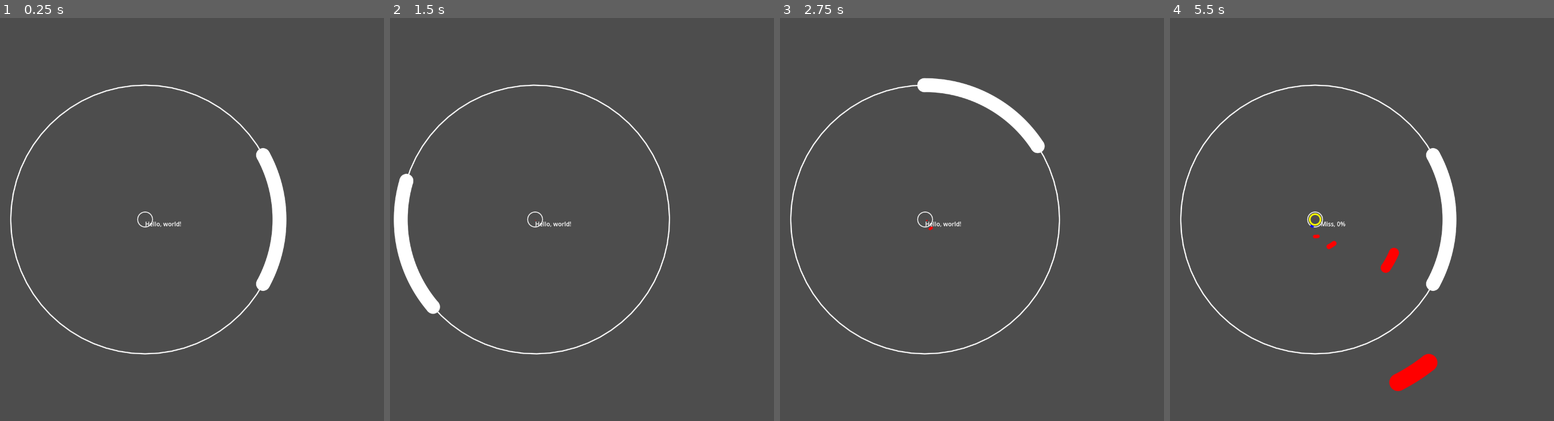
Above: before the commit, frames 1-4 (left to right).
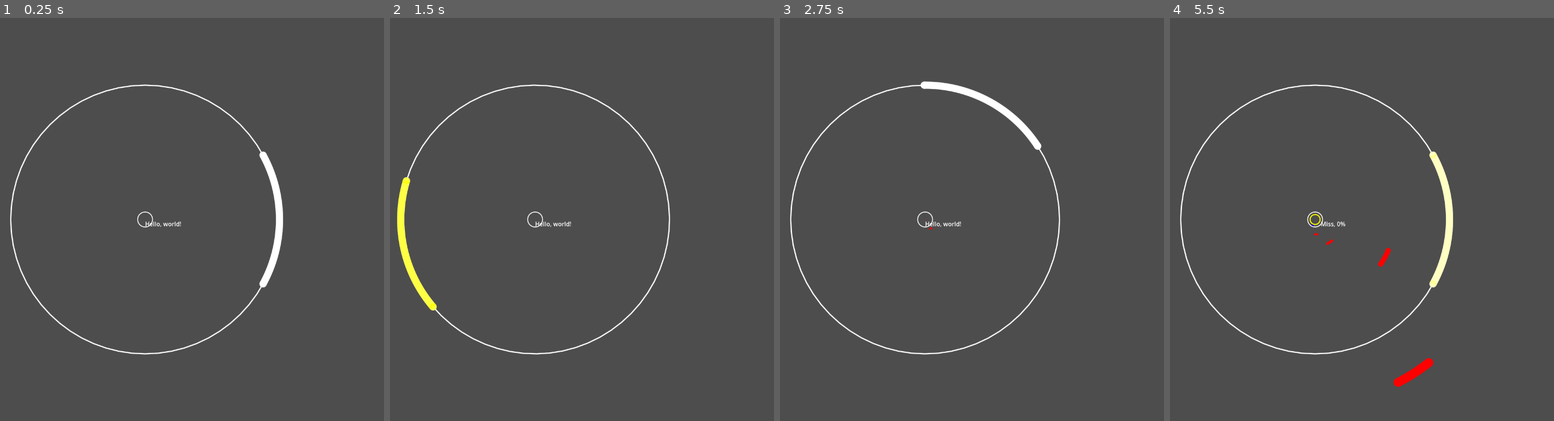
Above: after the commit, the same moments.

Repository: mougeee/marvelous-x
Game: Godot game, scene res://playing_scene.tscn
The game is run twice, just before and just after one commit, with the same random seed, the same clock (stepped at 60 frames per second) and the same inputs. The project has no main scene, so this scene is started directly. Sound files missing from this copy of the repository are replaced by a short silence.
Inputs (mouse positions are in pixels of both pictures, inside the frame that each line leads up to):
- Up to frame 1 (0.25 s): no input
- Up to frame 2 (1.5 s): tap Enter at 0.5 s; move the mouse to (639, 199) at 0.52 s; hold D (RightPress) 0.53-1.28 s; tap Space (CriticalPress) at 0.6, 1.35 s; move the mouse to (439, 239) at 1.27 s; hold S (LeftPress) from 1.28 s (still down)
- Up to frame 3 (2.75 s): move the mouse to (972, 130) at 2.02 s; release S (LeftPress) at 2.03 s; hold D (RightPress) from 2.03 s (still down); tap Space (CriticalPress) at 2.1 s
- Up to frame 4 (5.5 s): move the mouse to (1292, 300) at 2.77 s; tap Space (CriticalPress) every 0.75 s from 2.85 to 5.1 s; move the mouse to (1458, 279) at 3.52 s; release D (RightPress) at 3.53 s; hold S (LeftPress) from 3.53 s (still down); move the mouse to (1170, 159) at 4.27 s; move the mouse to (1338, 219) at 5.02 s

The runs differ from the first frame. In frame 1, 0.7% of the frame differs, in the area x 66-75%, y 32-68%; in frame 2, 1.3%; in frame 3, 0.8%; in frame 4, 2.0%, in the area x 36-75%, y 32-93%.

Commit message:
press highlight frame

Diff:
--- a/approach_note.gd
+++ b/approach_note.gd
@@ -58,7 +58,6 @@
 					pressed.emit(i)
 					break
 			queue_free()
-			print(dt)
 		elif dt > judgement_info[Judgements.MISS][2]:
 			pressed.emit(Judgements.MISS)
 			processed = true
@@ -73,8 +72,8 @@
 
 	draw_arc(
 		Vector2.ZERO, radius,
-		-coverage/2, coverage/2, coverage * 50, color, width*2,
+		-coverage/2, coverage/2, coverage * 50, color, width,
 		true
 	)
-	draw_circle(radius * Vector2(cos(-coverage/2), sin(-coverage/2)), width, color, true, -1, true)
-	draw_circle(radius * Vector2(cos(coverage/2), sin(coverage/2)), width, color, true, -1, true)
+	draw_circle(radius * Vector2(cos(-coverage/2), sin(-coverage/2)), width / 2, color, true, -1, true)
+	draw_circle(radius * Vector2(cos(coverage/2), sin(coverage/2)), width / 2, color, true, -1, true)
--- a/note_frame.gd
+++ b/note_frame.gd
@@ -3,6 +3,7 @@
 var radius = 600
 var coverage = 1.0
 var width = 20
+var press_highlight = Color.TRANSPARENT
 
 
 func resize():
@@ -29,6 +30,16 @@
 		#Input.warp_mouse(get_parent().position + mouse_delta.normalized() * radius)
 		pass
 
+	if Input.is_action_just_pressed("LeftPress"):
+		press_highlight = Color.RED
+	elif Input.is_action_just_pressed("RightPress"):
+		press_highlight = Color.BLUE
+	elif Input.is_action_just_pressed("CriticalPress"):
+		press_highlight = Color.YELLOW
+
+	press_highlight.a = max(0.0, press_highlight.a - delta * 2)
+	queue_redraw()
+
 
 func _draw():
 	# note frame
@@ -40,8 +51,17 @@
 	# frame cursor
 	draw_arc(
 		Vector2.ZERO, radius,
-		-coverage/2, coverage/2, coverage * 50, Color.WHITE, width*2,
+		-coverage/2, coverage/2, coverage * 50, Color.WHITE, width,
 		true
 	)
-	draw_circle(radius * Vector2(cos(-coverage/2), sin(-coverage/2)), width, Color.WHITE, true, -1, true)
-	draw_circle(radius * Vector2(cos(coverage/2), sin(coverage/2)), width, Color.WHITE, true, -1, true)
+	draw_circle(radius * Vector2(cos(-coverage/2), sin(-coverage/2)), width / 2, Color.WHITE, true, -1, true)
+	draw_circle(radius * Vector2(cos(coverage/2), sin(coverage/2)), width / 2, Color.WHITE, true, -1, true)
+
+	# press highlight
+	draw_arc(
+		Vector2.ZERO, radius,
+		-coverage/2, coverage/2, coverage * 50, press_highlight, width,
+		true
+	)
+	draw_circle(radius * Vector2(cos(-coverage/2), sin(-coverage/2)), width / 2, press_highlight, true, -1, true)
+	draw_circle(radius * Vector2(cos(coverage/2), sin(coverage/2)), width / 2, press_highlight, true, -1, true)
--- a/playing_scene.gd
+++ b/playing_scene.gd
@@ -5,21 +5,22 @@
 
 var ApproachNote = preload("res://approach_note.tscn")
 var time_begin
-var offset = 0.00
+var offset = 0.08
 
 
 const Keys = preload("res://globals.gd").Keys
 var notes = []
 var next_index = 0
 
+var note_start_time = INF
 var info_path = "res://20240902001.json"
 var audio_path = "res://20240902001.mp3"
 
 
-func reset_times(start_time: float) -> void:
+func reset_times() -> void:
 	if $AudioStreamPlayer.playing:
 		$AudioStreamPlayer.stop()
-	time_begin = Time.get_ticks_usec() - start_time * 1e6
+	time_begin = Time.get_ticks_usec() - note_start_time * 1e6
 
 
 # Called when the node enters the scene tree for the first time.
@@ -32,7 +33,6 @@
 	file.close()
 
 	# preprocess notes
-	var note_start_time = INF
 	for raw_note in raw_notes:
 		var time = raw_note[0] - 1 / raw_note[3]
 		note_start_time = min(note_start_time, time)
@@ -66,7 +66,7 @@
 		# [summon_time, time, angle, coverage, speed, key]
 
 	$AudioStreamPlayer.stream = load(audio_path)
-	reset_times(note_start_time)
+	reset_times()
 
 
 # Called every frame. 'delta' is the elapsed time since the previous frame.
@@ -77,7 +77,7 @@
 	time -= AudioServer.get_output_latency()
 	time -= offset
 
-	if not $AudioStreamPlayer.playing and time > 0.0:
+	if not $AudioStreamPlayer.playing and time > -offset:
 		$AudioStreamPlayer.play()
 
 	while next_index < notes.size() and notes[next_index][0] < time:
@@ -95,8 +95,7 @@
 
 	if time > 10.0:
 		next_index = 0
-		$AudioStreamPlayer.play()
-		time_begin = Time.get_ticks_usec()
+		reset_times()
 
 
 var marvelous_count = 0
